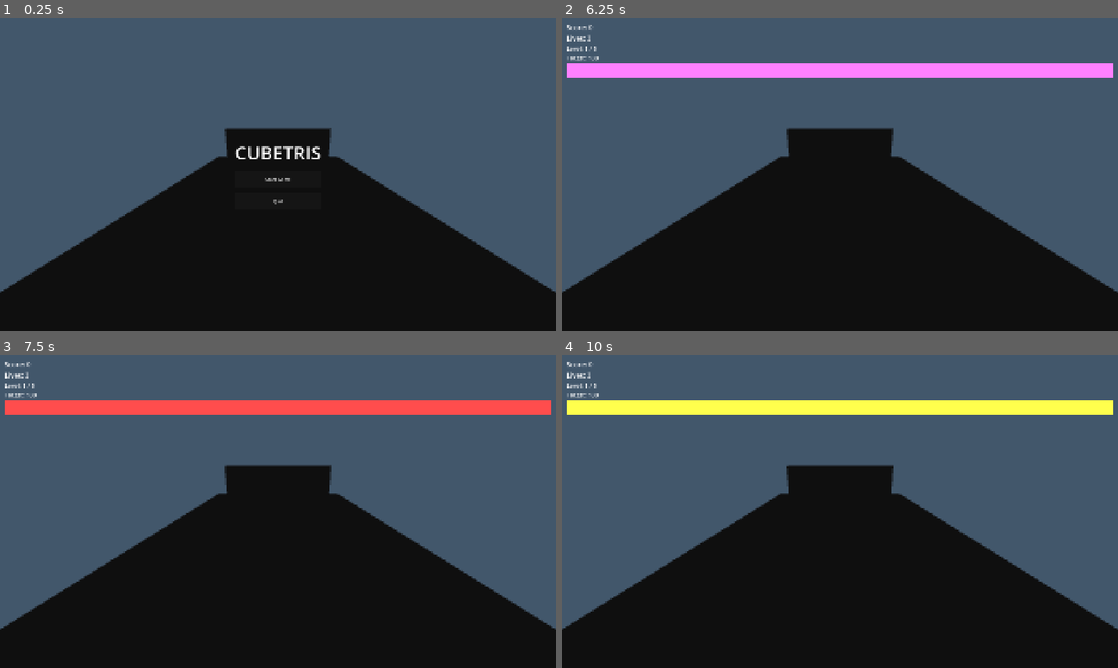
Above: before the commit, frames 1-4 (two rows, left to right).
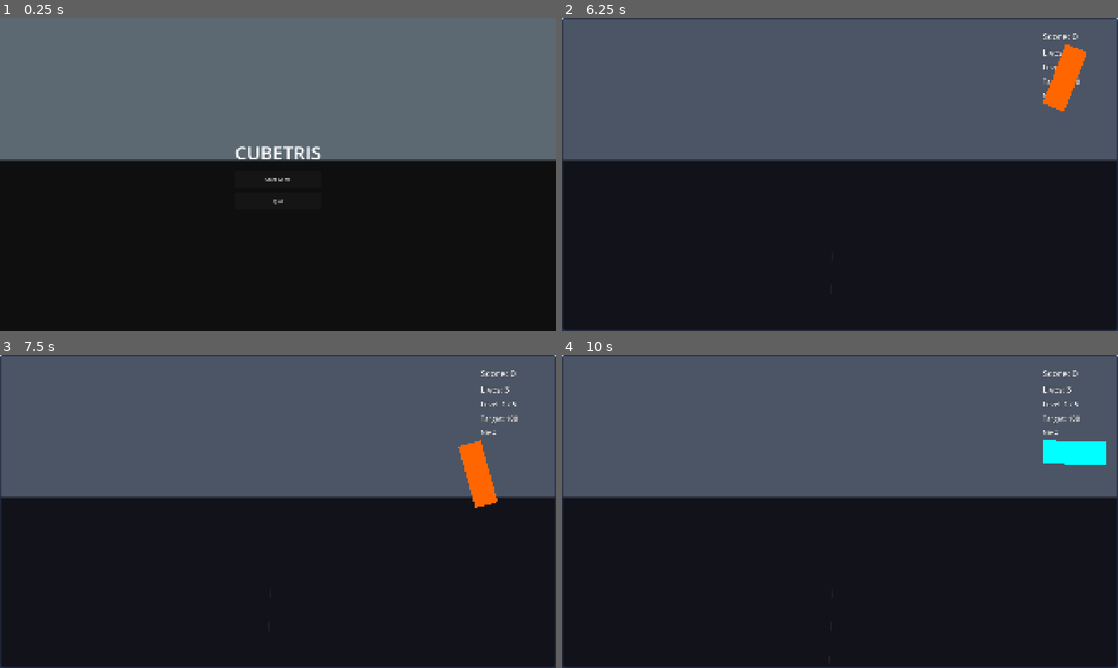
Above: after the commit, the same moments.

Repository: ddachkinov/Cubetris
Game: Godot game, scene res://Scenes/MainGame.tscn
Same seed, same stepped clock (60 frames per second), same inputs: the game is played once before the commit and once after it.
Inputs (mouse positions are in pixels of both pictures, inside the frame that each line leads up to):
- Up to frame 1 (0.25 s): no input
- Up to frame 2 (6.25 s): click "Start Game" at 0.5 s; move the mouse to (962, 158) at 1.27 s; hold D (move_right) 1.28-2 s; tap Space (launch) every 1.5 s from 1.35 to 5.85 s; click (962, 158) at 1.42 s; drag from (728, 190) to (812, 237) at 2.02 s; move the mouse to (895, 105) at 2.77 s; hold D (move_right) 2.78-3.5 s; drag from (812, 237) to (673, 127) at 3.52 s; move the mouse to (1006, 221) at 4.27 s; hold A (move_left) 4.28-5 s; drag from (673, 127) to (756, 96) at 5.02 s; move the mouse to (867, 174) at 5.77 s; hold A (move_left) from 5.78 s (still down); click (867, 174) at 5.92 s
- Up to frame 3 (7.5 s): release A (move_left) at 6.5 s; drag from (194, 433) to (166, 527) at 6.52 s; move the mouse to (400, 495) at 7.27 s; hold D (move_right) from 7.28 s (still down); tap Space (launch) at 7.35 s
- Up to frame 4 (10 s): release D (move_right) at 8 s; drag from (728, 527) to (812, 574) at 8.02 s; move the mouse to (895, 442) at 8.77 s; hold A (move_left) 8.78-9.5 s; tap Space (launch) at 8.85 s; drag from (812, 574) to (673, 464) at 9.52 s

The runs differ from the first frame. In frame 1, 62% of the frame differs, in the area x 0-100%, y 0-88%; in frame 2, 25%; in frame 3, 26%; in frame 4, 26%.

Commit message:
Major gameplay & visual overhaul
Gameplay Improvements:
- Cubes now stack toward camera (Z direction) - raycast detection for proper stacking
- Fixed spawn height to Y=0.5 (no more height jump during travel)
- Added Arrow Up as alternative launch key (in addition to Space)
- Landing indicator (ghost cube) shows where cube will land with matching color

Visual Enhancements:
- VIVID colors (8 colors now): hot red, electric blue, neon green, golden yellow, magenta, cyan, orange, purple
- Much brighter background: Color(0.75, 0.88, 0.98)
- Wall reduced to 2 units high (1-2 cubes) positioned at Y=1
- Camera repositioned to (0, 9, -12) with wider FOV (80°) and better downward angle
- Ground extended to 100 units wide for infinity effect on sides

HUD Modernization:
- Semi-transparent panel with rounded corners and borders (top-right positioning)
- Larger fonts with text outlines (32px score, 28px lives)
- Next cube preview enlarged to 80x80 with continuous rotation
- Slide-out animation when next cube updates (fade out right, fade in left)
- Added "Next:" label above preview

Technical Changes:
- CubeController: Raycast-based stacking logic, dynamic _target_z
- Spawner: Landing indicator with real-time raycast, color matching
- UIManager: Tween animations for next cube, rotation in _process
- MainGame.tscn: StyleBoxFlat for HUD, updated camera transform, wider ground
- project.godot: Arrow up input, brighter background

Diff:
--- a/Assets/Godot/Scenes/MainGame.tscn
+++ b/Assets/Godot/Scenes/MainGame.tscn
@@ -9,27 +9,39 @@
 [ext_resource type="PackedScene" path="res://Scenes/Prefabs/EnemyPrefab.tscn" id="7_enemy"]
 
 [sub_resource type="BoxMesh" id="BoxMesh_wall"]
-size = Vector3(12, 6, 0.5)
+size = Vector3(12, 2, 0.5)
 
 [sub_resource type="BoxShape3D" id="BoxShape3D_wall"]
-size = Vector3(12, 6, 0.5)
+size = Vector3(12, 2, 0.5)
 
 [sub_resource type="BoxMesh" id="BoxMesh_ground"]
-size = Vector3(20, 0.2, 40)
+size = Vector3(100, 0.2, 40)
 
 [sub_resource type="BoxShape3D" id="BoxShape3D_ground"]
-size = Vector3(20, 0.2, 40)
+size = Vector3(100, 0.2, 40)
+
+[sub_resource type="StyleBoxFlat" id="StyleBoxFlat_HUD"]
+bg_color = Color(0.1, 0.1, 0.15, 0.7)
+border_width_left = 2
+border_width_top = 2
+border_width_right = 2
+border_width_bottom = 2
+border_color = Color(0.4, 0.6, 0.9, 0.8)
+corner_radius_top_left = 8
+corner_radius_top_right = 8
+corner_radius_bottom_right = 8
+corner_radius_bottom_left = 8
 
 ; ─── Scene root ──────────────────────────────────────────────────────────────
 [node name="MainGame" type="Node3D"]
 
 ; ─── Camera ──────────────────────────────────────────────────────────────────
-; Position (0,6,-14), rotated 180° Y then -15° X so it faces +Z (the wall)
-; and looks slightly downward at the play field.
+; Position (0,9,-12), elevated view looking down at play field toward wall
+; Better perspective for seeing stacking cubes building toward camera
 [node name="Camera3D" type="Camera3D" parent="."]
-transform = Transform3D(-1, 0, 0, 0, 0.9659, 0.2588, 0, 0.2588, -0.9659, 0, 6, -14)
+transform = Transform3D(-1, 0, 0, 0, 0.9397, 0.342, 0, 0.342, -0.9397, 0, 9, -12)
 current = true
-fov = 75.0
+fov = 80.0
 
 ; ─── Directional light ───────────────────────────────────────────────────────
 ; Shines from above-and-behind-camera toward the wall (bright daylight)
@@ -53,8 +65,9 @@
 ; WallController.gd extends Node3D — valid to attach to AnimatableBody3D
 ; because AnimatableBody3D inherits from Node3D.
 ; Starts at Z=10; moves toward Z=-10 (game_over_z) during play.
+; Height=2, centered at Y=1.0 (sits on ground at Y=0)
 [node name="Wall" type="AnimatableBody3D" parent="."]
-transform = Transform3D(1, 0, 0, 0, 1, 0, 0, 0, 1, 0, 2, 10)
+transform = Transform3D(1, 0, 0, 0, 1, 0, 0, 0, 1, 0, 1, 10)
 script = ExtResource("1_wall")
 
 [node name="MeshInstance3D" type="MeshInstance3D" parent="Wall"]
@@ -80,42 +93,70 @@
 layer = 1
 script = ExtResource("4_uiman")
 
-; ── HUD panel (shown during gameplay) ────────────────────────────────────────
+; ── HUD panel (shown during gameplay) - Modern semi-transparent design ───────
 [node name="HUDPanel" type="Panel" parent="UIManager"]
 visible = false
-anchor_right = 1.0
-anchor_bottom = 1.0
+offset_right = 1920.0
+offset_bottom = 1080.0
+theme_override_styles/panel = SubResource("StyleBoxFlat_HUD")
 
 [node name="MarginContainer" type="MarginContainer" parent="UIManager/HUDPanel"]
-anchor_right = 1.0
-anchor_bottom = 1.0
-theme_override_constants/margin_left = 16
-theme_override_constants/margin_top = 16
-theme_override_constants/margin_right = 16
-theme_override_constants/margin_bottom = 16
+layout_mode = 1
+anchors_preset = 1
+anchor_left = 1.0
+anchor_right = 1.0
+offset_left = -280.0
+offset_top = 20.0
+offset_right = -20.0
+offset_bottom = 400.0
+theme_override_constants/margin_left = 20
+theme_override_constants/margin_top = 20
+theme_override_constants/margin_right = 20
+theme_override_constants/margin_bottom = 20
 
 [node name="VBoxContainer" type="VBoxContainer" parent="UIManager/HUDPanel/MarginContainer"]
 layout_mode = 2
+theme_override_constants/separation = 15
 
 [node name="ScoreLabel" type="Label" parent="UIManager/HUDPanel/MarginContainer/VBoxContainer"]
+layout_mode = 2
 text = "Score: 0"
+theme_override_colors/font_outline_color = Color(0, 0, 0, 1)
+theme_override_constants/outline_size = 4
+theme_override_font_sizes/font_size = 32
+
+[node name="LivesLabel" type="Label" parent="UIManager/HUDPanel/MarginContainer/VBoxContainer"]
+layout_mode = 2
+text = "Lives: 3"
+theme_override_colors/font_outline_color = Color(0, 0, 0, 1)
+theme_override_constants/outline_size = 4
+theme_override_font_sizes/font_size = 28
+
+[node name="LevelLabel" type="Label" parent="UIManager/HUDPanel/MarginContainer/VBoxContainer"]
+layout_mode = 2
+text = "Level: 1 / 20"
+theme_override_colors/font_outline_color = Color(0, 0, 0, 1)
+theme_override_constants/outline_size = 4
 theme_override_font_sizes/font_size = 24
 
-[node name="LivesLabel" type="Label" parent="UIManager/HUDPanel/MarginContainer/VBoxContainer"]
-text = "Lives: 3"
+[node name="TargetLabel" type="Label" parent="UIManager/HUDPanel/MarginContainer/VBoxContainer"]
+layout_mode = 2
+text = "Target: 0"
+theme_override_colors/font_outline_color = Color(0, 0, 0, 1)
+theme_override_constants/outline_size = 4
 theme_override_font_sizes/font_size = 24
 
-[node name="LevelLabel" type="Label" parent="UIManager/HUDPanel/MarginContainer/VBoxContainer"]
-text = "Level: 1 / 20"
+[node name="NextCubeLabel" type="Label" parent="UIManager/HUDPanel/MarginContainer/VBoxContainer"]
+layout_mode = 2
+text = "Next:"
+theme_override_colors/font_outline_color = Color(0, 0, 0, 1)
+theme_override_constants/outline_size = 4
 theme_override_font_sizes/font_size = 20
 
-[node name="TargetLabel" type="Label" parent="UIManager/HUDPanel/MarginContainer/VBoxContainer"]
-text = "Target: 0"
-theme_override_font_sizes/font_size = 20
-
 [node name="NextCubePreview" type="ColorRect" parent="UIManager/HUDPanel/MarginContainer/VBoxContainer"]
+layout_mode = 2
 color = Color(1, 0, 0, 1)
-custom_minimum_size = Vector2(48, 48)
+custom_minimum_size = Vector2(80, 80)
 
 ; ── Main-menu panel ───────────────────────────────────────────────────────────
 [node name="MainMenuPanel" type="Panel" parent="UIManager"]
--- a/Assets/Godot/Scripts/Gameplay/CubeController.gd
+++ b/Assets/Godot/Scripts/Gameplay/CubeController.gd
@@ -29,8 +29,8 @@
 var _launch_time: float = 0.0
 var _travel_speed: float = 20.0  # Units per second on rail
 var _locked_x: float = 0.0       # X position locked to track
-var _locked_y: float = 0.0       # Y position locked during travel
-var _target_z: float = 9.0       # Fixed landing Z position (wall is at 10)
+var _locked_y: float = 0.5       # Y position locked during travel (ground level)
+var _target_z: float = 9.0       # Default landing Z (updates via raycast for stacking)
 
 # ---------------------------------------------------------------------------
 # Node references
@@ -59,7 +59,27 @@
 # Rail-based travel
 # ---------------------------------------------------------------------------
 func _travel_on_rail(delta: float) -> void:
-	# Move toward fixed target Z position (single-layer gameplay)
+	# Raycast forward to detect obstacles (cubes or wall) for stacking
+	var space_state: PhysicsDirectSpaceState3D = get_world_3d().direct_space_state
+	var ray_from: Vector3 = global_position
+	var ray_to: Vector3 = Vector3(_locked_x, _locked_y, 10.0)  # Wall at Z=10
+
+	var query := PhysicsRayQueryParameters3D.create(ray_from, ray_to)
+	query.exclude = [self]  # Don't hit ourselves
+	query.collision_mask = 1  # Default physics layer
+
+	var result: Dictionary = space_state.intersect_ray(query)
+
+	# Determine target Z based on raycast
+	if result:
+		# Hit something - stop 1 unit before it (cube size = 1)
+		var hit_z: float = result.position.z
+		_target_z = hit_z - 1.0
+	else:
+		# Nothing in the way - travel to wall
+		_target_z = 9.0  # 1 unit before wall at Z=10
+
+	# Move toward target Z
 	var next_z: float = global_position.z + _travel_speed * delta
 
 	# Check if we've reached or passed the target
@@ -156,11 +176,11 @@
 # Grid
 # ---------------------------------------------------------------------------
 func _snap_to_grid() -> void:
-	# Single-layer gameplay - all cubes at fixed Y and Z
+	# Snap to grid - X rounded, Y at ground level, Z from stacking logic
 	var snapped := Vector3(
 		roundf(global_position.x),
-		0.5,        # Fixed Y - on top of ground
-		_target_z   # Fixed Z - at the wall
+		0.5,                    # Fixed Y - on top of ground
+		roundf(global_position.z)  # Z rounded to nearest unit (stacking layers)
 	)
 	global_position = snapped
 	grid_position   = MatchDetector.world_to_grid(snapped)
--- a/Assets/Godot/Scripts/Gameplay/Spawner.gd
+++ b/Assets/Godot/Scripts/Gameplay/Spawner.gd
@@ -10,7 +10,7 @@
 @export var cube_scene: PackedScene          ## Assign CubePrefab.tscn
 @export var track_count: int = 10
 @export var track_spacing: float = 1.0
-@export var spawn_height: float = 2.0
+@export var spawn_height: float = 0.5  # Ground level - consistent throughout travel
 @export var spawn_z: float = -10.0
 @export var launch_force: float = 15.0
 @export var track_switch_speed: float = 10.0
@@ -18,12 +18,14 @@
 @export var special_cube_chance: float = 0.0
 
 @export var cube_colors: Array[Color] = [
-	Color(1.0, 0.3, 0.3),   # Bright coral red
-	Color(0.3, 0.7, 1.0),   # Bright sky blue
-	Color(0.4, 1.0, 0.4),   # Bright lime green
-	Color(1.0, 1.0, 0.3),   # Bright sunny yellow
-	Color(1.0, 0.5, 1.0),   # Bright pink
-	Color(0.5, 1.0, 1.0),   # Bright cyan
+	Color(1.0, 0.0, 0.2),   # VIVID hot red
+	Color(0.0, 0.5, 1.0),   # VIVID electric blue
+	Color(0.0, 1.0, 0.2),   # VIVID neon green
+	Color(1.0, 0.9, 0.0),   # VIVID golden yellow
+	Color(1.0, 0.0, 0.8),   # VIVID magenta pink
+	Color(0.0, 1.0, 1.0),   # VIVID cyan
+	Color(1.0, 0.4, 0.0),   # VIVID orange
+	Color(0.6, 0.0, 1.0),   # VIVID purple
 ]
 
 # ---------------------------------------------------------------------------
@@ -34,6 +36,7 @@
 var next_cube_color: int = 0         # Index into cube_colors
 var _is_spawning: bool = false
 var _spawn_timer: float = 0.0
+var _landing_indicator: MeshInstance3D = null  # Ghost cube showing landing position
 
 # ---------------------------------------------------------------------------
 # Built-ins
@@ -49,6 +52,9 @@
 	TouchInputManager.swiped_left.connect(_on_swipe_left)
 	TouchInputManager.swiped_right.connect(_on_swipe_right)
 	TouchInputManager.tapped.connect(_on_tap)
+
+	# Create landing indicator (ghost cube)
+	_create_landing_indicator()
 
 
 func _process(delta: float) -> void:
@@ -127,6 +133,11 @@
 		ctrl.on_launched()  # Starts rail-based travel (no velocity needed)
 
 	current_cube = null
+
+	# Hide landing indicator
+	if _landing_indicator:
+		_landing_indicator.visible = false
+
 	# Next cube spawns via timer
 
 
@@ -137,6 +148,9 @@
 	current_cube.global_position = current_cube.global_position.lerp(
 		target, delta * track_switch_speed
 	)
+
+	# Update landing indicator position
+	_update_landing_indicator()
 
 
 # ---------------------------------------------------------------------------
@@ -203,3 +217,57 @@
 		# In-game: just print; replace with DebugDraw3D plugin if desired
 		if i == current_track:
 			print("► Track %d  pos=%s" % [i, pos])
+
+
+# ---------------------------------------------------------------------------
+# Landing indicator (ghost cube)
+# ---------------------------------------------------------------------------
+func _create_landing_indicator() -> void:
+	_landing_indicator = MeshInstance3D.new()
+	var box_mesh := BoxMesh.new()
+	box_mesh.size = Vector3(1.0, 1.0, 1.0)
+	_landing_indicator.mesh = box_mesh
+
+	# Semi-transparent white material
+	var mat := StandardMaterial3D.new()
+	mat.albedo_color = Color(1.0, 1.0, 1.0, 0.3)
+	mat.transparency = BaseMaterial3D.TRANSPARENCY_ALPHA
+	_landing_indicator.set_surface_override_material(0, mat)
+
+	add_child(_landing_indicator)
+	_landing_indicator.visible = false
+
+
+func _update_landing_indicator() -> void:
+	if not _landing_indicator or not current_cube:
+		if _landing_indicator:
+			_landing_indicator.visible = false
+		return
+
+	# Raycast from current cube position forward to find landing position
+	var space_state: PhysicsDirectSpaceState3D = get_world_3d().direct_space_state
+	var x_pos: float = current_cube.global_position.x
+	var ray_from: Vector3 = Vector3(x_pos, 0.5, spawn_z)
+	var ray_to: Vector3 = Vector3(x_pos, 0.5, 10.0)  # Wall at Z=10
+
+	var query := PhysicsRayQueryParameters3D.create(ray_from, ray_to)
+	query.exclude = [current_cube]
+	query.collision_mask = 1
+
+	var result: Dictionary = space_state.intersect_ray(query)
+
+	var target_z: float = 9.0  # Default: in front of wall
+	if result:
+		# Hit something - land 1 unit before it
+		target_z = result.position.z - 1.0
+
+	_landing_indicator.global_position = Vector3(x_pos, 0.5, target_z)
+	_landing_indicator.visible = true
+
+	# Match color to current cube
+	var ctrl := current_cube as CubeController
+	if ctrl:
+		var mat := StandardMaterial3D.new()
+		mat.albedo_color = Color(ctrl.cube_color.r, ctrl.cube_color.g, ctrl.cube_color.b, 0.3)
+		mat.transparency = BaseMaterial3D.TRANSPARENCY_ALPHA
+		_landing_indicator.set_surface_override_material(0, mat)
--- a/Assets/Godot/Scripts/UI/UIManager.gd
+++ b/Assets/Godot/Scripts/UI/UIManager.gd
@@ -46,6 +46,12 @@
 	show_main_menu()
 
 
+func _process(delta: float) -> void:
+	# Rotate next cube preview continuously
+	if next_cube_preview and next_cube_preview.has_meta("rotating"):
+		next_cube_preview.rotation += delta * 2.0  # 2 radians per second
+
+
 func _exit_tree() -> void:
 	if GameManager.score_changed.is_connected(_on_score_changed):
 		GameManager.score_changed.disconnect(_on_score_changed)
@@ -67,8 +73,30 @@
 
 
 func update_next_cube_preview(color: Color) -> void:
-	if next_cube_preview:
-		next_cube_preview.color = color
+	if not next_cube_preview:
+		return
+
+	# Slide-out animation: push current preview out, bring new one in
+	var tween: Tween = create_tween()
+	tween.set_parallel(false)
+
+	# Slide current preview to the right and fade out
+	tween.tween_property(next_cube_preview, "modulate:a", 0.0, 0.2)
+	tween.tween_property(next_cube_preview, "position:x", 100.0, 0.2)
+
+	# Update color
+	tween.tween_callback(func(): next_cube_preview.color = color)
+
+	# Reset position off-screen to the left
+	tween.tween_callback(func(): next_cube_preview.position.x = -100.0)
+
+	# Slide new preview in from the left and fade in
+	tween.tween_property(next_cube_preview, "modulate:a", 1.0, 0.2)
+	tween.tween_property(next_cube_preview, "position:x", 0.0, 0.2)
+
+	# Add continuous rotation in _process
+	if not next_cube_preview.has_meta("rotating"):
+		next_cube_preview.set_meta("rotating", true)
 
 
 func _on_level_loaded(level_data: Dictionary) -> void:
--- a/Assets/Godot/project.godot
+++ b/Assets/Godot/project.godot
@@ -48,6 +48,7 @@
 launch={
 "deadzone": 0.2,
 "events": [Object(InputEventKey,"resource_local_to_scene":false,"resource_name":"","device":-1,"window_id":0,"alt_pressed":false,"shift_pressed":false,"ctrl_pressed":false,"meta_pressed":false,"pressed":false,"keycode":32,"physical_keycode":0,"key_label":0,"unicode":32,"echo":false,"script":null)
+, Object(InputEventKey,"resource_local_to_scene":false,"resource_name":"","device":-1,"window_id":0,"alt_pressed":false,"shift_pressed":false,"ctrl_pressed":false,"meta_pressed":false,"pressed":false,"keycode":4194320,"physical_keycode":0,"key_label":0,"unicode":0,"echo":false,"script":null)
 ]
 }
 pause={
@@ -73,4 +74,4 @@
 [rendering]
 
 renderer/rendering_method="forward_plus"
-environment/defaults/default_clear_color=Color(0.5, 0.7, 0.9, 1)
+environment/defaults/default_clear_color=Color(0.75, 0.88, 0.98, 1.0)
